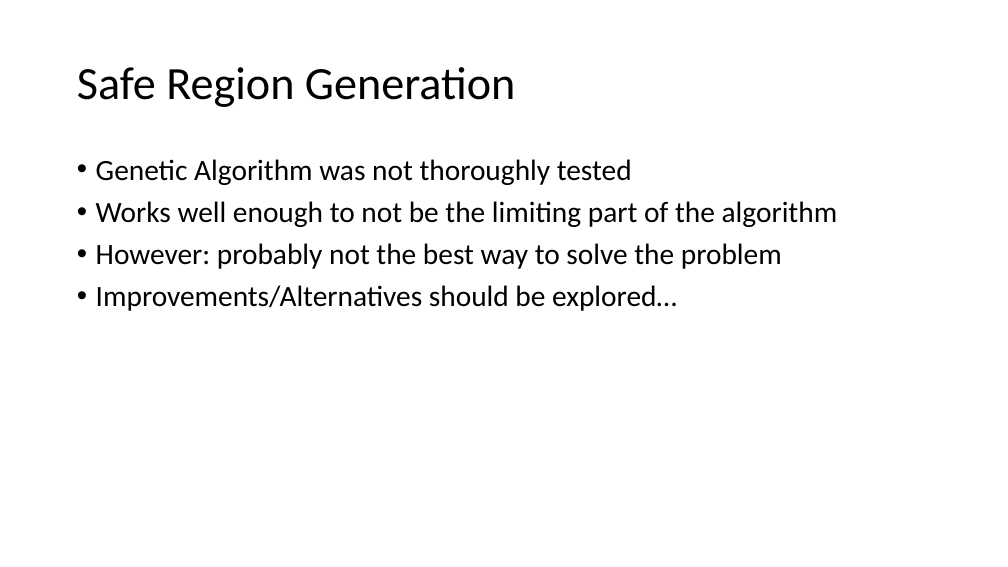
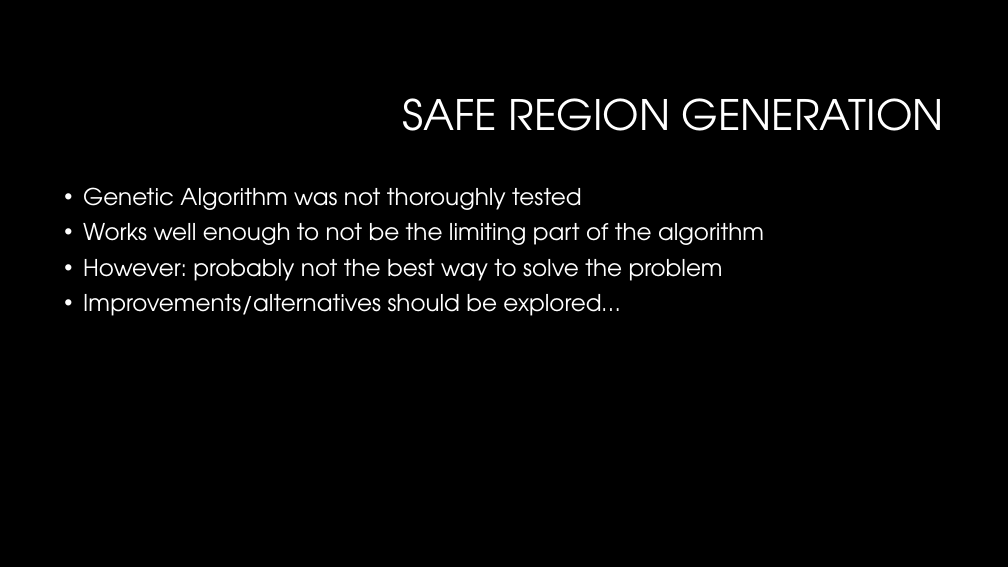
Before and after one commit to jdewaen/PathPlanner, a slide deck: slide 80 of report/final-presentation.pptx (slide 77 before the commit). Drawn at 1008x567 pixels with LibreOffice and Linux fonts; fonts in the diff are those of the drawing; background and template pictures are left out. Boxes give left, top, right and bottom in pixels: in the first picture for what was removed or moved away, otherwise in the second. Text is boxed around its words. In the diff, an @@ line names an element or a change of style, - is before the commit and + after.

```diff
--- a/report/final-presentation.pptx
+++ b/report/final-presentation.pptx
@@ background #FFFFFF to #000000 @@
@@ title at <box>402,98,944,131</box>: text changed; size 44 to 40 pt; font Calibri to TeX Gyre Adventor; text colour #000000 to #FFFFFF @@
-Safe Region Generation
+SAFE REGION GENERATION
@@ text "Genetic Algorithm was not thoroughly ...": place and size @@
-text "Genetic Algorithm was not thoroughly ..." at <box>96,159,838,311</box>
+text "Genetic Algorithm was not thoroughly ..." at <box>83,187,764,316</box>
@@ text at <box>83,187,764,281</box>: size 28 to 22 pt, font Calibri to TeX Gyre Adventor, text colour #000000 to #FFFFFF in "Genetic Algorithm was not thoroughly tested", "Works well enough to not be the ...", "However: probably not the best way to ..." @@
@@ text at <box>83,294,620,316</box>: text changed; size 28 to 22 pt; font Calibri to TeX Gyre Adventor; text colour #000000 to #FFFFFF @@
-• Improvements/Alternatives should be explored…
+• Improvements/alternatives should be explored…
```
Also in this commit, not shown: 70 other slides changed, 14 slides added, 10 slides removed, 12 other files.
